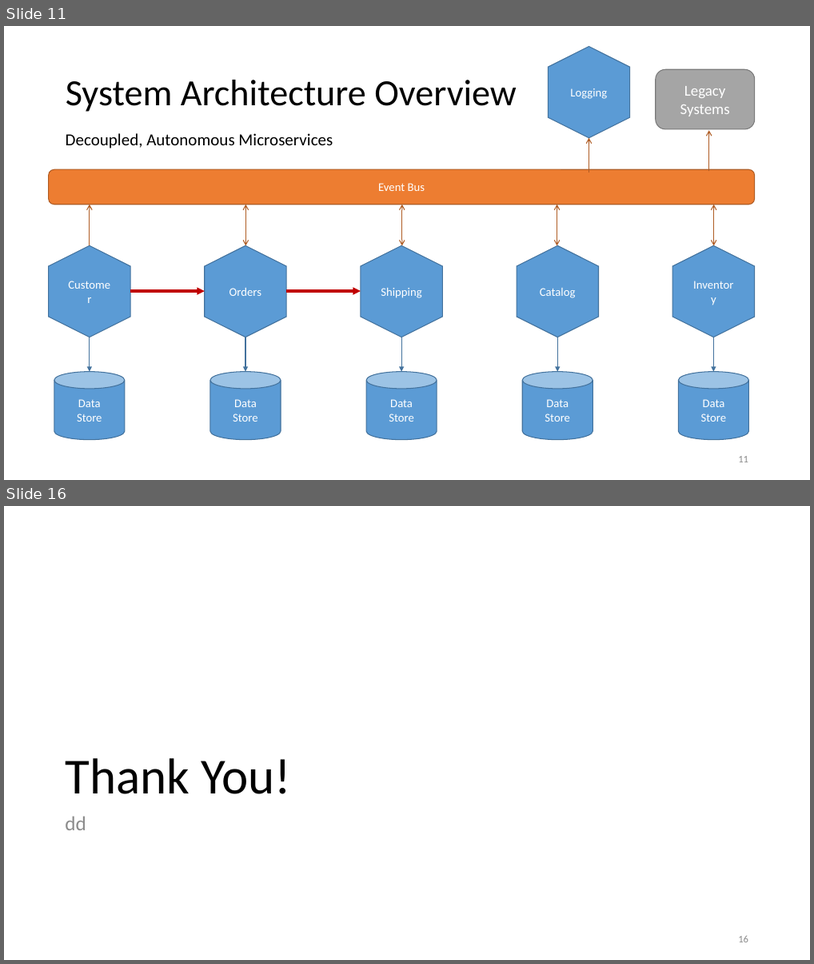
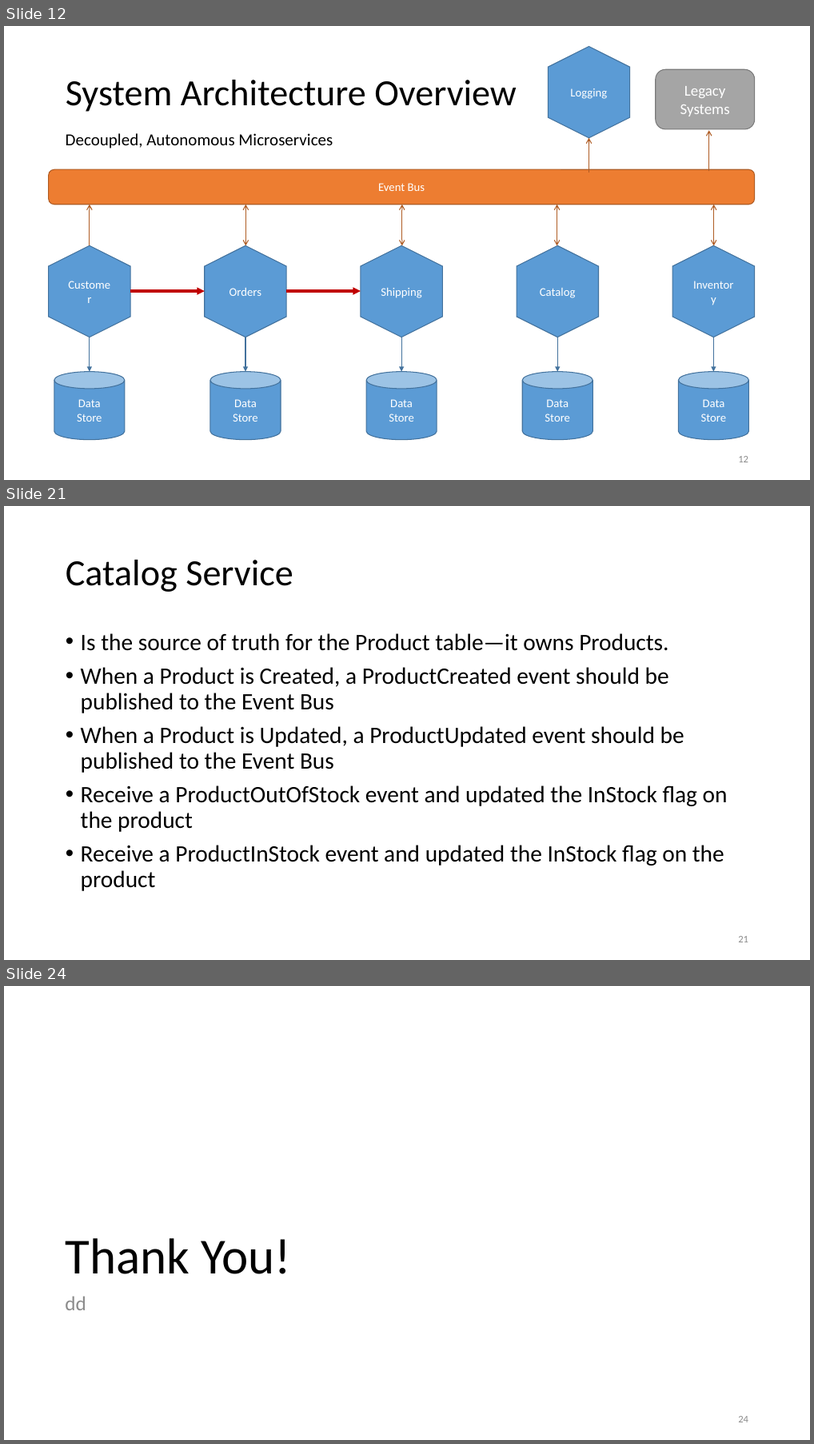
Before and after one commit to jpenniman/java-ms-training, a slide deck: slide-decks/microservices-RI.pptx. Shown one above the other, each under a label of ours: slides 11 and 16 before the commit, slides 12, 21 and 24 after it; the slides between them are not shown. The pictures are 814x964 and 814x1444 pixels, drawn with LibreOffice and Linux fonts; fonts in the diff are those of the drawing; background and template pictures are left out. Boxes give left, top, right and bottom in pixels: in the first picture for what was removed or moved away, otherwise in the second. Text is boxed around its words. In the diff, an @@ line names an element or a change of style, - is before the commit and + after.

```diff
--- a/slide-decks/microservices-RI.pptx
+++ b/slide-decks/microservices-RI.pptx
@@ slide 21 added at (4,506,810,960), background #FFFFFF @@
@@ title added at (66,560,294,592), 44 pt, text #000000 @@
+Catalog Service
@@ text added at (81,633,728,891), 28 pt, text #000000 @@
+• Is the source of truth for the Product table—it owns Products.
+• When a Product is Created, a ProductCreated event should be published to the Event Bus
+• When a Product is Updated, a ProductUpdated event should be published to the Event Bus
+• Receive a ProductOutOfStock event and updated the InStock flag on the product
+• Receive a ProductInStock event and updated the InStock flag on the product
@@ page number added at (738,936,749,942), 12 pt, text #8C8C8C @@
+21
@@ what was slide 11 is now slide 12 @@
@@ what was slide 16 is now slide 24 @@
@@ page number at (738,1416,749,1422): text changed @@
-16
+24
```
Also in this commit, not shown: 8 slides changed, 7 other slides added.
